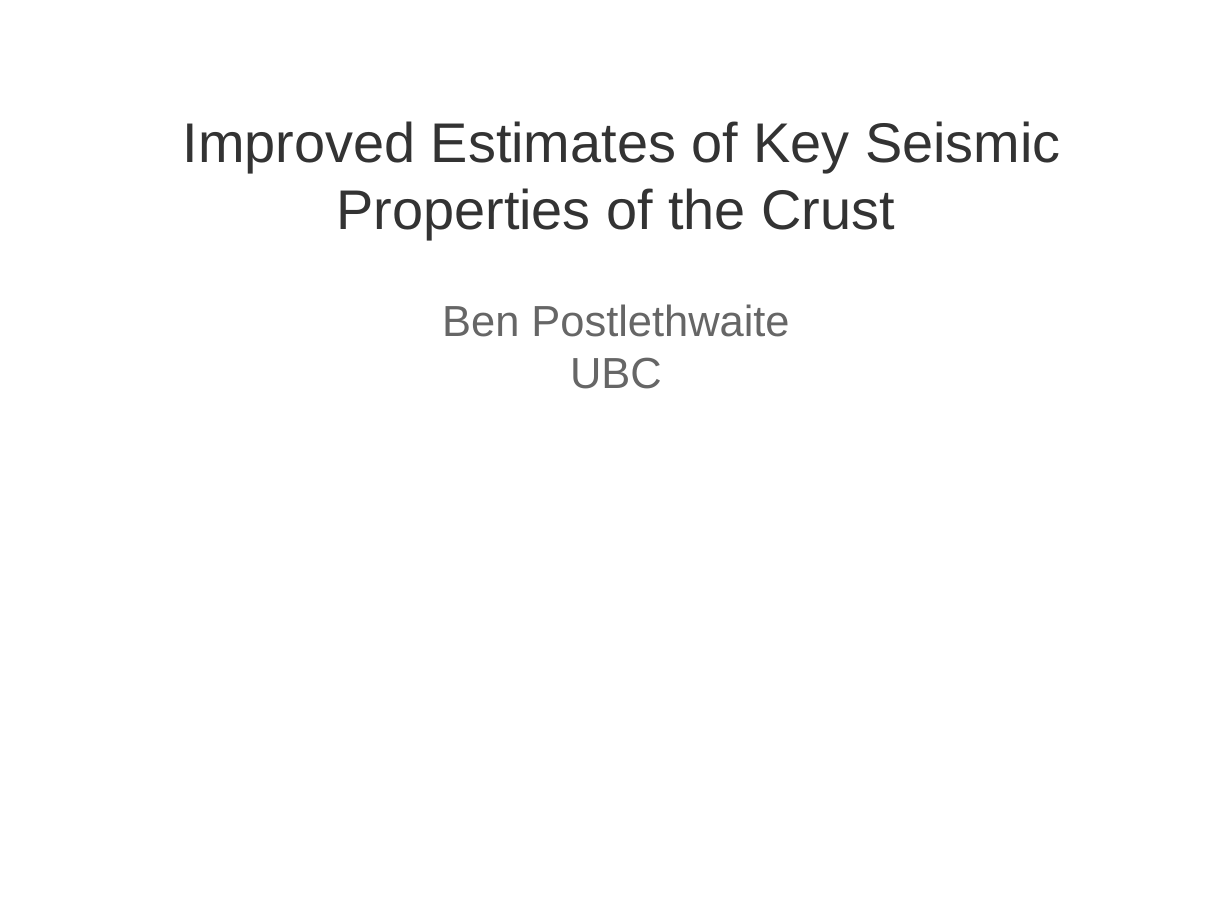
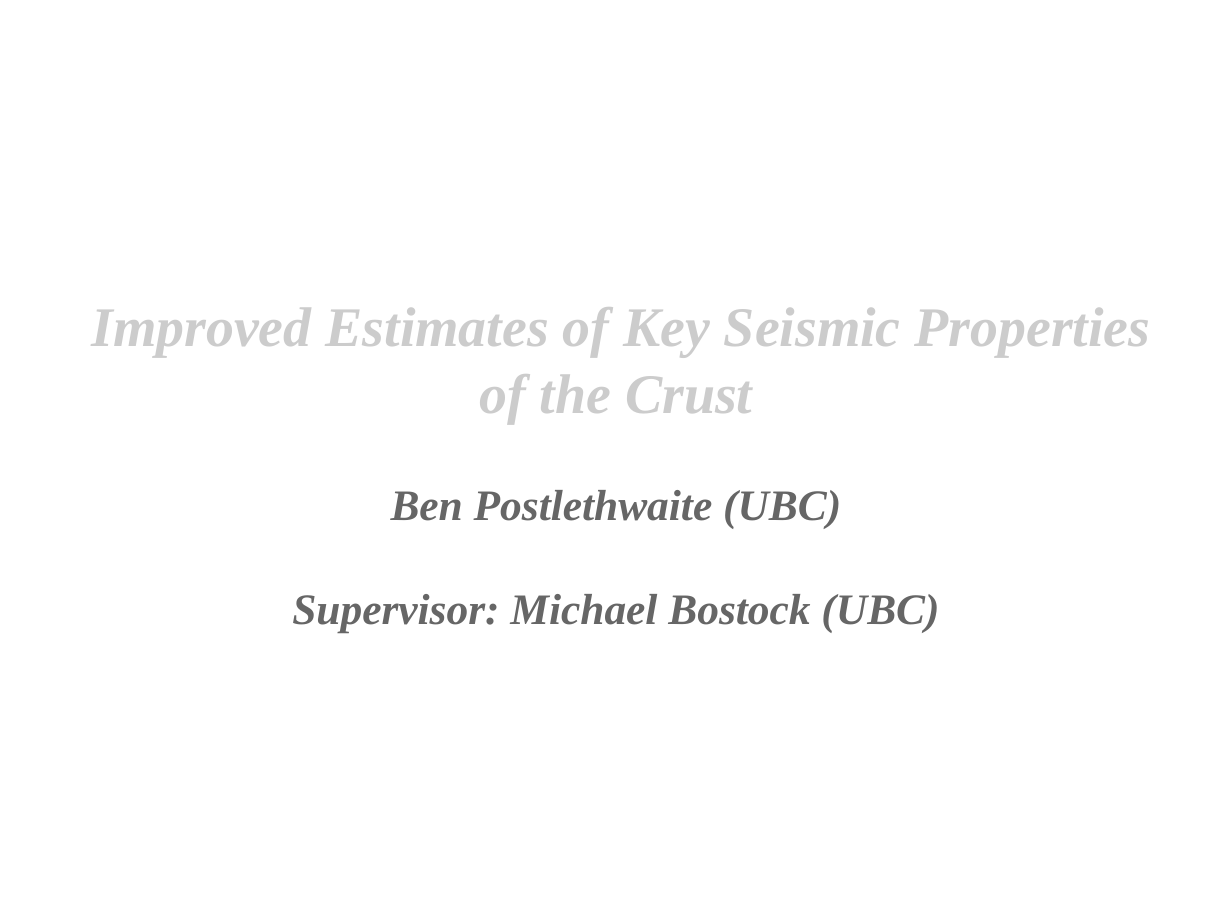
Before and after one commit to bpostlethwaite/Masters-Thesis, a slide deck: slide 1 of presentation/EdmontonTalk_NEW.odp. Drawn at 1232x924 pixels with LibreOffice and Linux fonts; fonts in the diff are those of the drawing; background and template pictures are left out. Boxes give left, top, right and bottom in pixels: in the first picture for what was removed or moved away, otherwise in the second. Text is boxed around its words. In the diff, an @@ line names an element or a change of style, - is before the commit and + after.

```diff
--- a/presentation/EdmontonTalk_NEW.odp
+++ b/presentation/EdmontonTalk_NEW.odp
@@ title at <box>91,307,1151,633</box>: text changed; size 36 to 28 pt; font Arial to Times New Roman; text colour #333333 to #666666; bold on; italic on @@
-Improved Estimates of Key Seismic Properties of the Crust
-Ben Postlethwaite
-UBC
+Improved Estimates of Key Seismic Properties of the Crust
+Ben Postlethwaite (UBC)
+Supervisor: Michael Bostock (UBC)
```
Also in this commit, not shown: 15 slides added, 9 slides removed, 51 other files.
